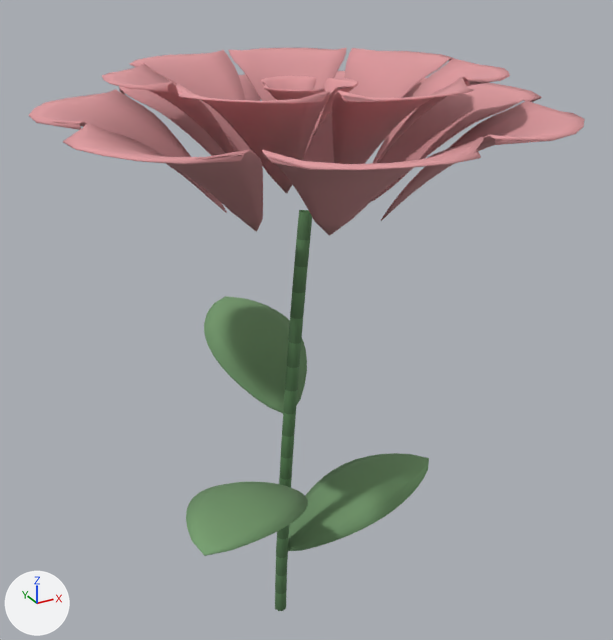
Two versions of the glTF model www/models/flowers/rose-common-v2.glb, one commit apart.
Camera for both pictures: a 50 mm camera at (-0.915, -1.829, 1.859) aimed at (0.106, 0.026, 0.931). Every picture has the same lights, and +X, +Y and +Z are marked at lower left. The first picture is the older version. Vertices at exactly the same position are counted once.

In view in the first picture: 'rose-common-v2-leaf', 'rose-common-v2-petal', 'rose-common-v2-stem'.
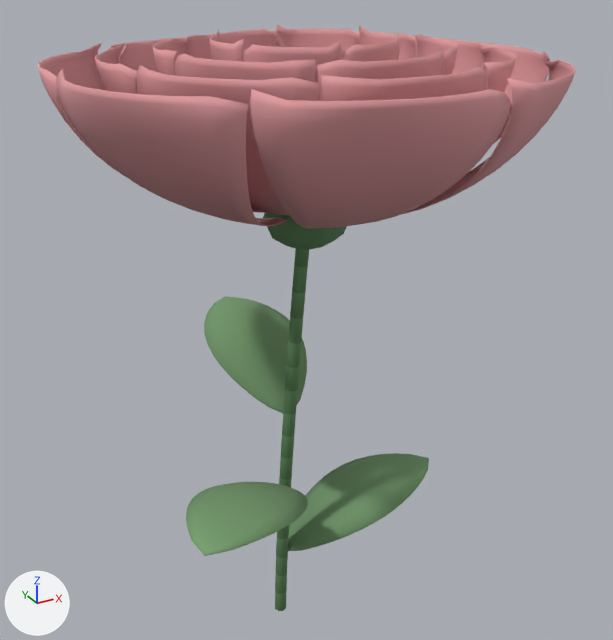
What differs and where, as boxes [x1, y1, x2, y2] in the pictures (613 x 640 px):
'rose-common-v2-petal', reshaped (10% taller)
    before: [29, 48, 585, 235]
    after: [38, 24, 576, 229]
'rose-common-v2-stem', reshaped (124% wider)
    before: [275, 210, 312, 611]
    after: [263, 213, 347, 611]
part 1 of me_rose_common_v2_petal, rebuilt
    before: [372, 78, 542, 201]
    after: [459, 40, 550, 143]
part 2 of me_rose_common_v2_petal, rebuilt (not visible afterwards)
    before: [302, 71, 345, 163]
part 3 of me_rose_common_v2_petal, rebuilt (not visible afterwards)
    before: [228, 48, 347, 152]
part 4 of me_rose_common_v2_petal, rebuilt (mostly hidden afterwards)
    before: [119, 74, 260, 156]
    after: [107, 41, 143, 64]
part 5 of me_rose_common_v2_petal, rebuilt
    before: [130, 50, 250, 151]
    after: [119, 37, 187, 94]
part 6 of me_rose_common_v2_petal, rebuilt
    before: [29, 89, 227, 213]
    after: [38, 43, 266, 213]
part 7 of me_rose_common_v2_petal, rebuilt
    before: [102, 64, 236, 153]
    after: [95, 46, 137, 94]
part 8 of me_rose_common_v2_petal, rebuilt (16% wider, 45% taller)
    before: [63, 123, 263, 232]
    after: [56, 68, 288, 227]
part 9 of me_rose_common_v2_petal, rebuilt (19% wider, 36% taller)
    before: [176, 83, 330, 193]
    after: [136, 65, 319, 215]
part 10 of me_rose_common_v2_petal, rebuilt (17% wider, 42% taller)
    before: [262, 137, 484, 235]
    after: [250, 89, 510, 229]
part 11 of me_rose_common_v2_petal, rebuilt
    before: [332, 78, 474, 164]
    after: [321, 67, 488, 101]
part 12 of me_rose_common_v2_petal, rebuilt
    before: [381, 101, 585, 221]
    after: [403, 60, 576, 214]
part 13 of me_rose_common_v2_petal, rebuilt
    before: [373, 58, 510, 163]
    after: [480, 46, 517, 92]
part 14 of me_rose_common_v2_petal, rebuilt
    before: [344, 48, 453, 98]
    after: [410, 36, 483, 74]
part 15 of me_rose_common_v2_petal, deleted (pink)
    before: [261, 76, 316, 90]
part 16 of me_rose_common_v2_petal, deleted (pink)
    before: [313, 78, 358, 136]
part 17 of me_rose_common_v2_petal, built on
    before: [264, 85, 325, 100]
    after: [153, 24, 458, 101]
part 18 of me_rose_common_v2_stem, added (green)
    after: [263, 213, 347, 249]

The change, as a diff of the scene's bpy script:
```diff
--- a/www/models/flowers/rose-common-v2.glb.py
+++ b/www/models/flowers/rose-common-v2.glb.py
@@ me_rose_common_v2_petal @@
-me_rose_common_v2_petal.from_pydata(...)  # 3094 vertices, 6120 faces; spans x -0.527..0.721, y -0.651..0.621, z 1.249..1.606
+me_rose_common_v2_petal.from_pydata(...)  # 8110 vertices, 16112 faces; spans x -0.507..0.69, y -0.618..0.588, z 1.249..1.681
+# me_rose_common_v2_petal part 1: the loose piece of 182 vertices spanning x 0.279..0.721, y -0.236..0.206, z 1.249..1.521 is rebuilt with 306 vertices and now spans x 0.099..0.69, y -0.264..0.235, z 1.249..1.634
+# me_rose_common_v2_petal part 2: the loose piece of 182 vertices spanning x 0.188..0.58, y 0.137..0.553, z 1.249..1.521 is rebuilt with 306 vertices and now spans x 0.092..0.605, y -0.001..0.553, z 1.249..1.634
+# me_rose_common_v2_petal part 3: the loose piece of 182 vertices spanning x 0.055..0.36, y 0.12..0.441, z 1.334..1.606 is rebuilt with 306 vertices and now spans x 0.081..0.438, y 0.001..0.45, z 1.265..1.642
+# me_rose_common_v2_petal part 4: the loose piece of 182 vertices spanning x -0.242..0.189, y 0.178..0.621, z 1.249..1.521 is rebuilt with 306 vertices and now spans x -0.279..0.208, y 0.002..0.588, z 1.249..1.634
+# me_rose_common_v2_petal part 5: the loose piece of 182 vertices spanning x -0.243..0.046, y 0.109..0.423, z 1.334..1.606 is rebuilt with 306 vertices and now spans x -0.278..0.077, y 0.001..0.45, z 1.265..1.642
+# me_rose_common_v2_petal part 6: the loose piece of 182 vertices spanning x -0.527..-0.096, y -0.008..0.396, z 1.249..1.521 is rebuilt with 306 vertices and now spans x -0.507..0.065, y -0.013..0.438, z 1.249..1.634
+# me_rose_common_v2_petal part 7: the loose piece of 182 vertices spanning x -0.387..-0.062, y -0.126..0.195, z 1.334..1.606 is rebuilt with 306 vertices and now spans x -0.395..0.064, y -0.117..0.268, z 1.265..1.642
+# me_rose_common_v2_petal part 8: the loose piece of 182 vertices spanning x -0.527..-0.096, y -0.426..-0.022, z 1.249..1.521 is rebuilt with 306 vertices and now spans x -0.507..0.065, y -0.468..-0.017, z 1.249..1.634
+# me_rose_common_v2_petal part 9: the loose piece of 182 vertices spanning x -0.318..-0.019, y -0.402..-0.107, z 1.334..1.606 is rebuilt with 306 vertices and now spans x -0.367..0.068, y -0.429..-0.026, z 1.265..1.642
+# me_rose_common_v2_petal part 10: the loose piece of 182 vertices spanning x -0.241..0.189, y -0.651..-0.207, z 1.249..1.521 is rebuilt with 306 vertices and now spans x -0.279..0.208, y -0.618..-0.032, z 1.249..1.634
+# me_rose_common_v2_petal part 11: the loose piece of 182 vertices spanning x -0.05..0.273, y -0.483..-0.159, z 1.334..1.606 is rebuilt with 306 vertices and now spans x -0.114..0.28, y -0.496..-0.033, z 1.265..1.642
+# me_rose_common_v2_petal part 12: the loose piece of 182 vertices spanning x 0.188..0.58, y -0.583..-0.167, z 1.249..1.521 is rebuilt with 306 vertices and now spans x 0.092..0.605, y -0.583..-0.029, z 1.249..1.634
+# me_rose_common_v2_petal part 13: the loose piece of 182 vertices spanning x 0.201..0.511, y -0.357..-0.068, z 1.334..1.606 is rebuilt with 306 vertices and now spans x 0.095..0.53, y -0.428..-0.026, z 1.265..1.642
+# me_rose_common_v2_petal part 14: the loose piece of 182 vertices spanning x 0.219..0.542, y -0.062..0.248, z 1.334..1.606 is rebuilt with 306 vertices and now spans x 0.099..0.557, y -0.113..0.271, z 1.265..1.642
+# me_rose_common_v2_petal part 15: the loose piece of 182 vertices spanning x -0.002..0.149, y 0.002..0.108, z 1.439..1.566 is deleted
+# me_rose_common_v2_petal part 16: the loose piece of 182 vertices spanning x 0.097..0.204, y -0.111..0.031, z 1.439..1.566 is deleted
+# me_rose_common_v2_petal part 17: 182 vertices removed from x -0.037..0.079, y -0.125..0.008, z 1.439..1.566; 3826 vertices added at x -0.261..0.424, y -0.366..0.336, z 1.281..1.681
 me_rose_common_v2_petal.materials.append(mat_rose_petal)
@@ me_rose_common_v2_stem @@
-me_rose_common_v2_stem.from_pydata(...)  # 289 vertices, 288 faces; spans x -0.018..0.099, y -0.043..0.018, z -0.001..1.252
+me_rose_common_v2_stem.from_pydata(...)  # 359 vertices, 408 faces; spans x -0.029..0.191, y -0.12..0.09, z -0.001..1.301
+# me_rose_common_v2_stem part 18: a new loose piece of 70 vertices spanning x -0.029..0.191, y -0.12..0.09, z 1.159..1.301, in mat_rose_stem
 me_rose_common_v2_stem.materials.append(mat_rose_stem)
```
